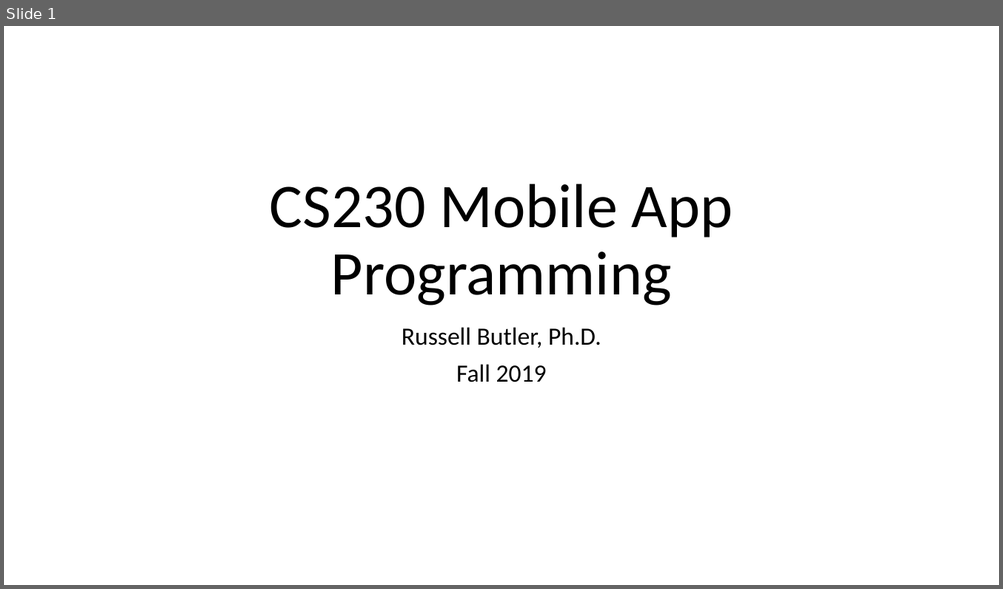
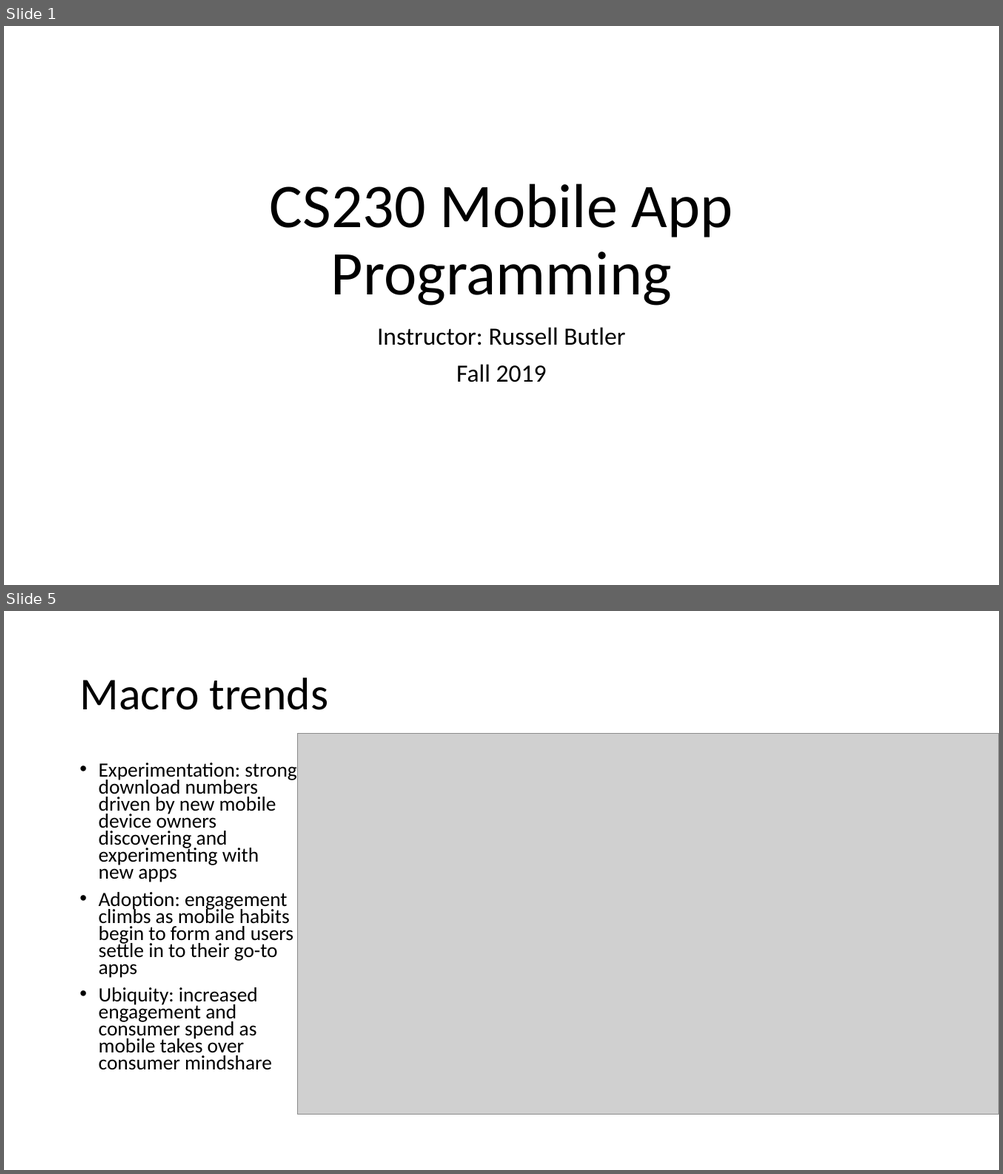
Before and after one commit to russellu/cs230, a slide deck: Lecture_First.pptx. Shown one above the other, each under a label of ours: slide 1 before the commit, slides 1 and 5 after it; the slides between them are not shown. The pictures are 1003x589 and 1003x1174 pixels, drawn with LibreOffice and Linux fonts; fonts in the diff are those of the drawing; grey boxes stand for pictures. Boxes give left, top, right and bottom in pixels: in the first picture for what was removed or moved away, otherwise in the second. Text is boxed around its words. In the diff, an @@ line names an element or a change of style, - is before the commit and + after.

```diff
--- a/Lecture_First.pptx
+++ b/Lecture_First.pptx
@@ slide 5 added at bbox=[4, 611, 999, 1170], background #FFFFFF @@
@@ title added at bbox=[79, 678, 329, 710], 44 pt, text #000000 @@
+Macro trends
@@ picture added at bbox=[297, 733, 999, 1115] @@
@@ text added at bbox=[99, 763, 296, 1071], 19.6 pt, text #000000 @@
+• Experimentation: strong download numbers driven by new mobile device owners discovering and experimenting with new apps
+• Adoption: engagement climbs as mobile habits begin to form and users settle in to their go-to apps
+• Ubiquity: increased engagement and consumer spend as mobile takes over consumer mindshare
@@ slide 1 changed as well @@
@@ subtitle at bbox=[377, 327, 625, 346]: text changed @@
-Russell Butler, Ph.D.
+Instructor: Russell Butler
```
Also in this commit, not shown: 1 other slide changed, 24 other slides added, 3 other files.
